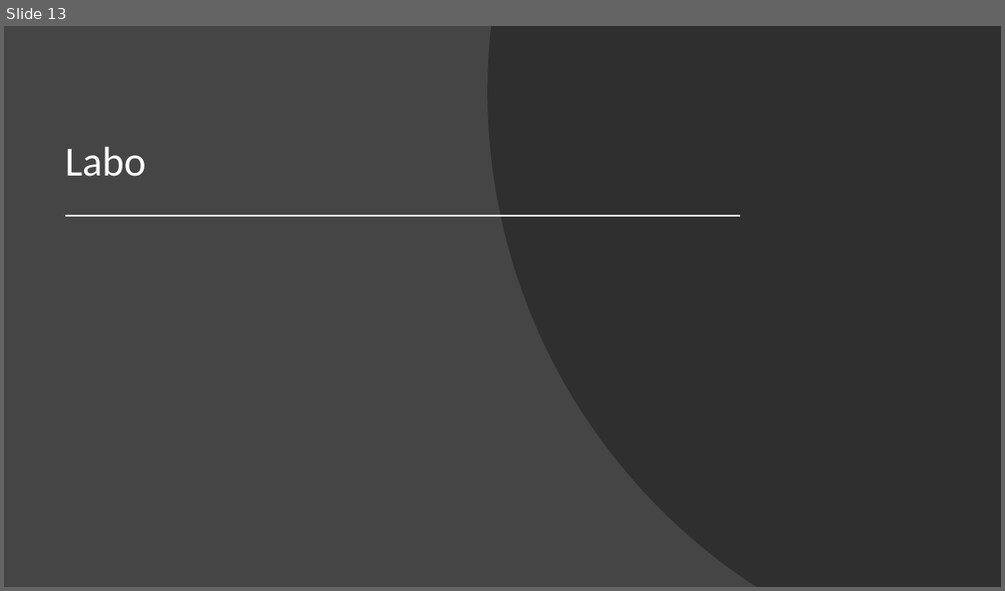
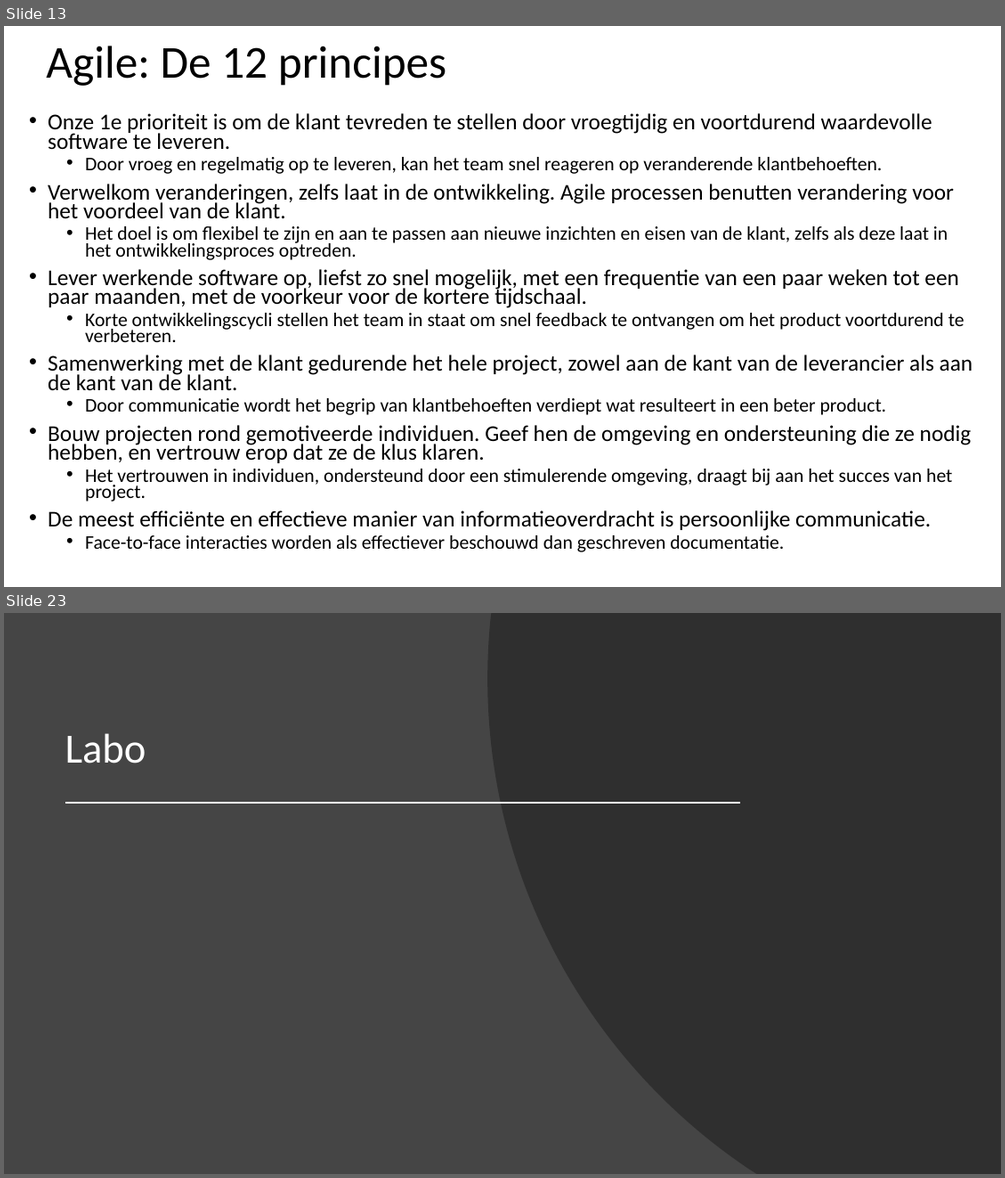
Before and after one commit to Fleximinded/BasicCSharp, a slide deck: Powerpoints/Projectmanagement.pptx. Shown one above the other, each under a label of ours: slide 13 before the commit, slides 13 and 23 after it; the slides between them are not shown. The pictures are 1005x591 and 1005x1178 pixels, drawn with LibreOffice and Linux fonts; fonts in the diff are those of the drawing. Boxes give left, top, right and bottom in pixels: in the first picture for what was removed or moved away, otherwise in the second. Text is boxed around its words. In the diff, an @@ line names an element or a change of style, - is before the commit and + after.

```diff
--- a/Powerpoints/Projectmanagement.pptx
+++ b/Powerpoints/Projectmanagement.pptx
@@ slide 13 added at bbox=[4, 26, 1001, 587], background #FFFFFF @@
@@ title added at bbox=[46, 46, 446, 86], 44 pt, text #000000 @@
+Agile: De 12 principes
@@ text added at bbox=[48, 113, 973, 552], 21.7 pt, text #000000 @@
+• Onze 1e prioriteit is om de klant tevreden te stellen door vroegtijdig en voortdurend waardevolle software te leveren.
+  • Door vroeg en regelmatig op te leveren, kan het team snel reageren op veranderende klantbehoeften.
+• Verwelkom veranderingen, zelfs laat in de ontwikkeling. Agile processen benutten verandering voor het voordeel van de klant.
+  • Het doel is om flexibel te zijn en aan te passen aan nieuwe inzichten en eisen van de klant, zelfs als deze laat in het ontwikkelingsproces optreden.
+• Lever werkende software op, liefst zo snel mogelijk, met een frequentie van een paar weken tot een paar maanden, met de voorkeur voor de kortere tijdschaal.
+  • Korte ontwikkelingscycli stellen het team in staat om snel feedback te ontvangen om het product voortdurend te verbeteren.
+• Samenwerking met de klant gedurende het hele project, zowel aan de kant van de leverancier als aan de kant van de klant.
+  • Door communicatie wordt het begrip van klantbehoeften verdiept wat resulteert in een beter product.
+• Bouw projecten rond gemotiveerde individuen. Geef hen de omgeving en ondersteuning die ze nodig hebben, en vertrouw erop dat ze de klus klaren.
+  • Het vertrouwen in individuen, ondersteund door een stimulerende omgeving, draagt bij aan het succes van het project.
+• De meest efficiënte en effectieve manier van informatieoverdracht is persoonlijke communicatie.
+  • Face-to-face interacties worden als effectiever beschouwd dan geschreven documentatie.
@@ what was slide 13 is now slide 23 @@
```
Also in this commit, not shown: 11 other slides added, 2 slides removed, 10 other files.
